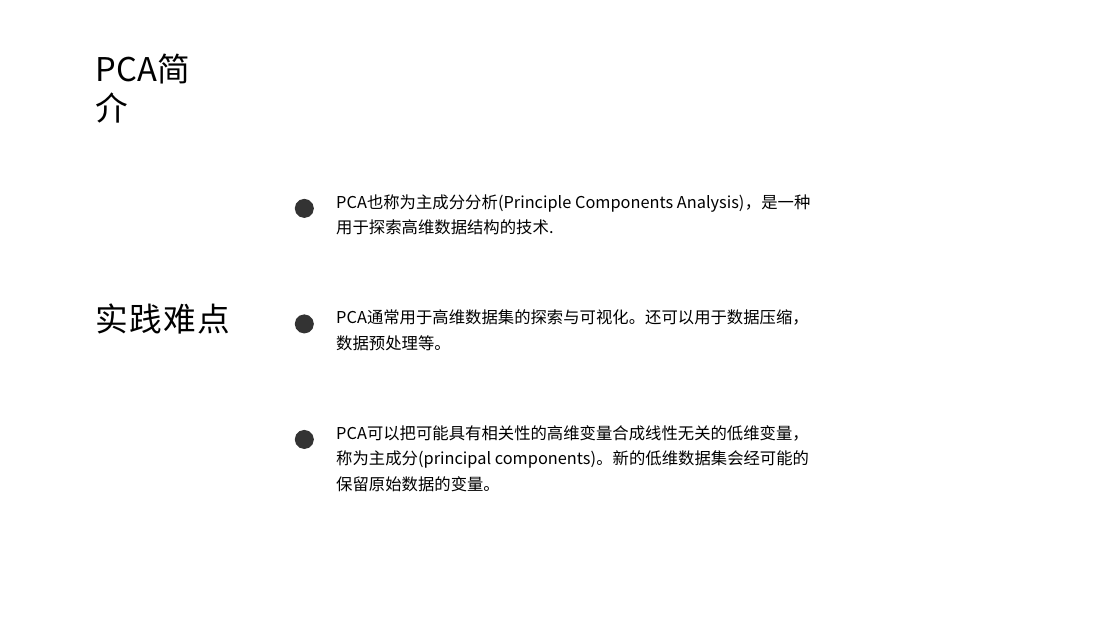
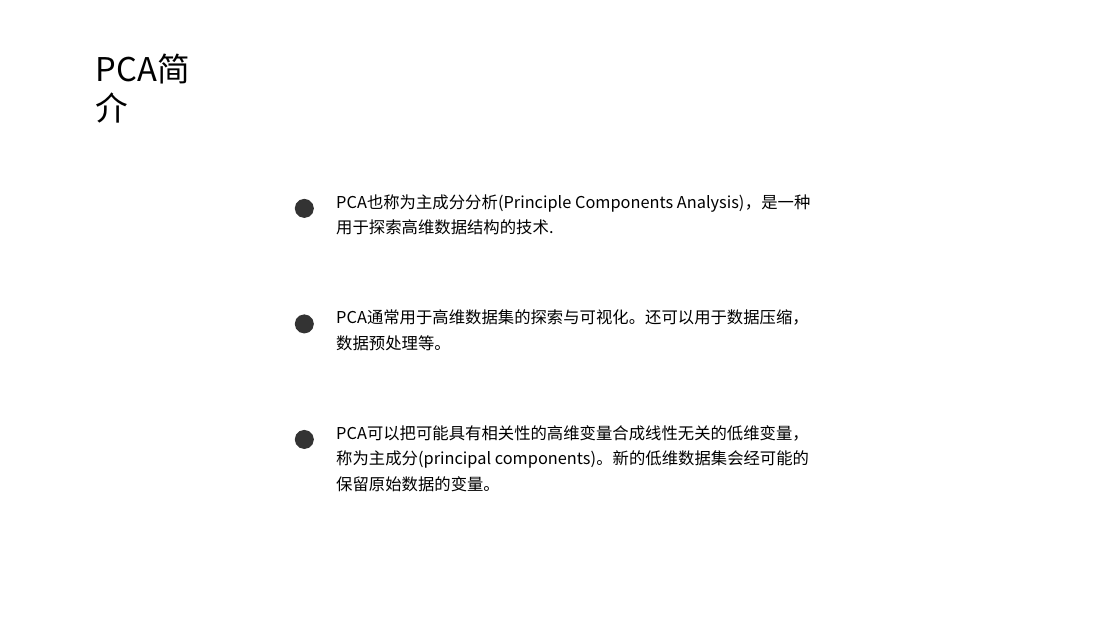
Before and after one commit to DarkDisasters/AnimationTransition, a slide deck: slide 3 of PCATEST/What is PCA.pptx. Drawn at 1120x630 pixels with LibreOffice and Linux fonts; fonts in the diff are those of the drawing; background and template pictures are left out. Boxes give left, top, right and bottom in pixels: in the first picture for what was removed or moved away, otherwise in the second. Text is boxed around its words. In the diff, an @@ line names an element or a change of style, - is before the commit and + after.

```diff
--- a/PCATEST/What is PCA.pptx
+++ b/PCATEST/What is PCA.pptx
@@ text removed at box(96, 303, 230, 334) @@
-实践难点
```
Also in this commit, not shown: 5 other slides changed, 7 slides added, 26 slides removed, 2 other files.
